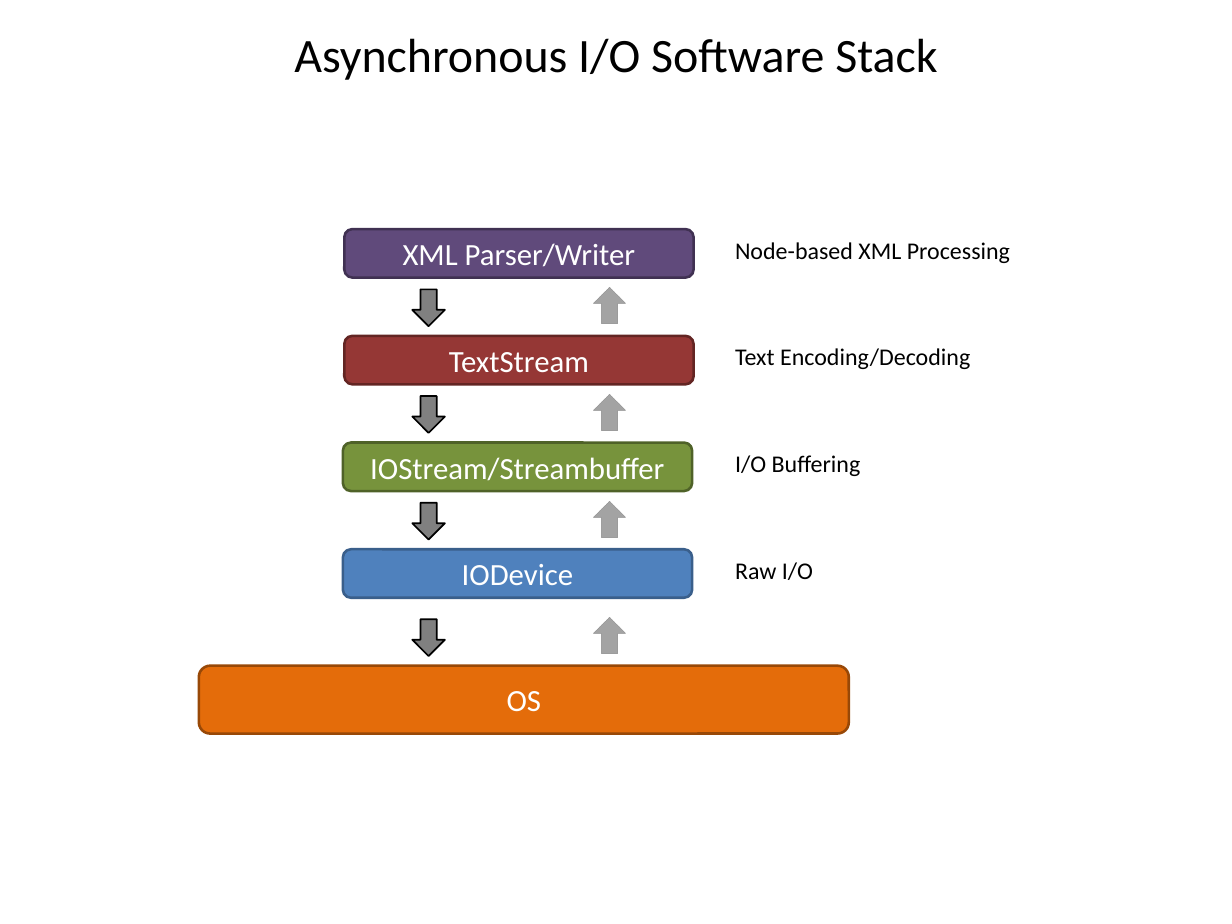
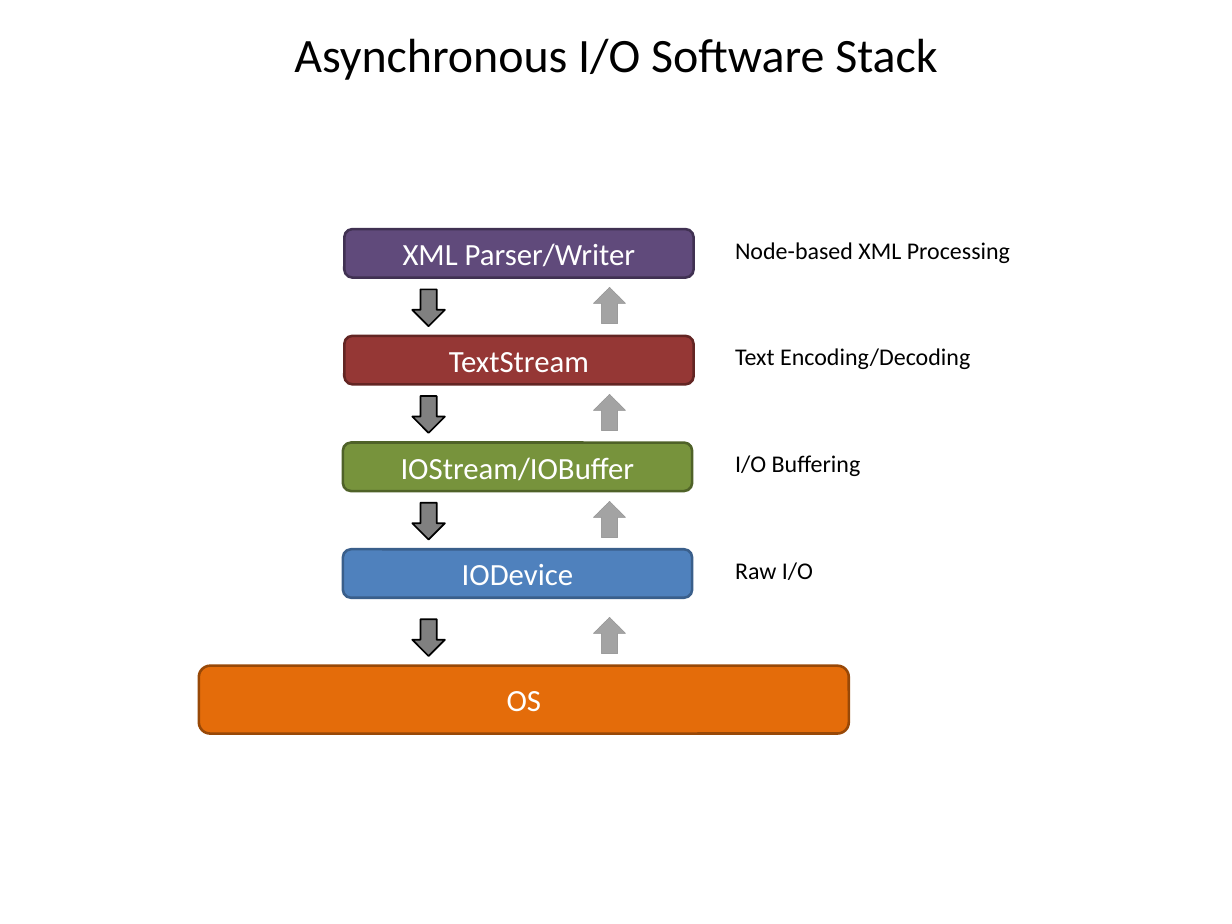
Before and after one commit to Pt-Framework/Pt, a slide deck: slide 14 of doc/other/asynchrony_for_the_masses.pptx. Drawn at 1232x924 pixels with LibreOffice and Linux fonts; fonts in the diff are those of the drawing. Boxes give left, top, right and bottom in pixels: in the first picture for what was removed or moved away, otherwise in the second. Text is boxed around its words. In the diff, an @@ line names an element or a change of style, - is before the commit and + after.

```diff
--- a/doc/other/asynchrony_for_the_masses.pptx
+++ b/doc/other/asynchrony_for_the_masses.pptx
@@ text in rounded rectangle at (401,457,635,481): text changed @@
-IOStream/Streambuffer
+IOStream/IOBuffer
```
Also in this commit, not shown: 13 other slides changed, 13 other files.
